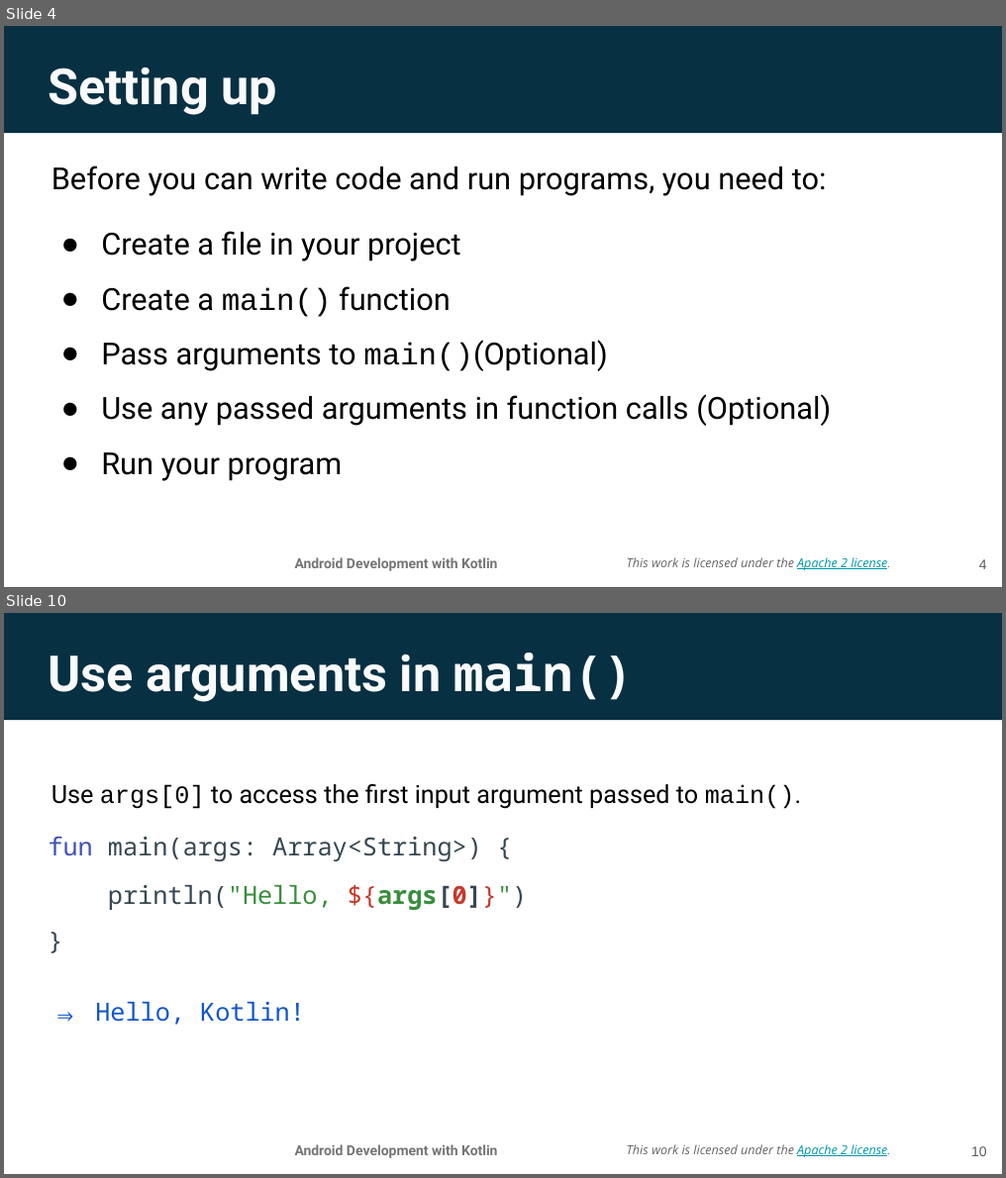
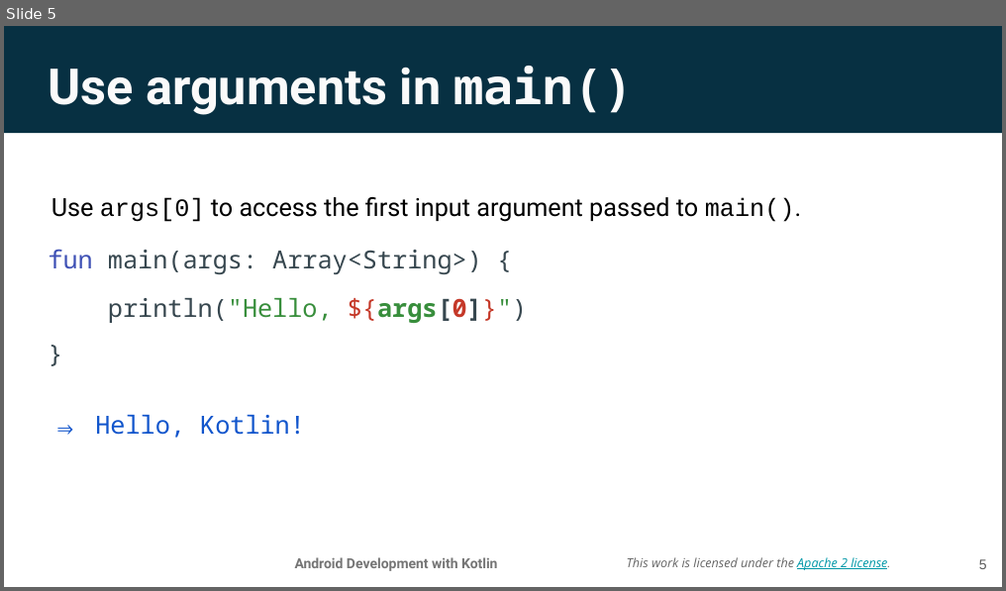
Before and after one commit to aadityaguptaa/Android-Bootcamp-PSNA, a slide deck: Day-0/Lesson 2_ Functions.pptx. Shown one above the other, each under a label of ours: slides 4 and 10 before the commit, slide 5 after it; the slides between them are not shown. The pictures are 1006x1178 and 1006x591 pixels, drawn with LibreOffice and Linux fonts; fonts in the diff are those of the drawing; background and template pictures are left out. Boxes give left, top, right and bottom in pixels: in the first picture for what was removed or moved away, otherwise in the second. Text is boxed around its words. In the diff, an @@ line names an element or a change of style, - is before the commit and + after.

```diff
--- a/Day-0/Lesson 2_ Functions.pptx
+++ b/Day-0/Lesson 2_ Functions.pptx
@@ slide 4 removed at [4,26,1002,587], background picture (left out); not listed: 3 template elements that a slide beside it also shows @@
@@ title removed at [48,67,277,115] @@
-Setting up
@@ text removed at [52,166,827,196] @@
-Before you can write code and run programs, you need to:
@@ text removed at [101,231,831,481] @@
-● Create a file in your project
-● Create a main() function
-● Pass arguments to main()(Optional)
-● Use any passed arguments in function calls (Optional)
-● Run your program
@@ page number removed at [979,560,987,570] @@
-4
@@ what was slide 10 is now slide 5 @@
@@ page number at [979,560,987,570]: text changed @@
-10
+5
```
Also in this commit, not shown: 4 slides changed, 4 other slides removed.
